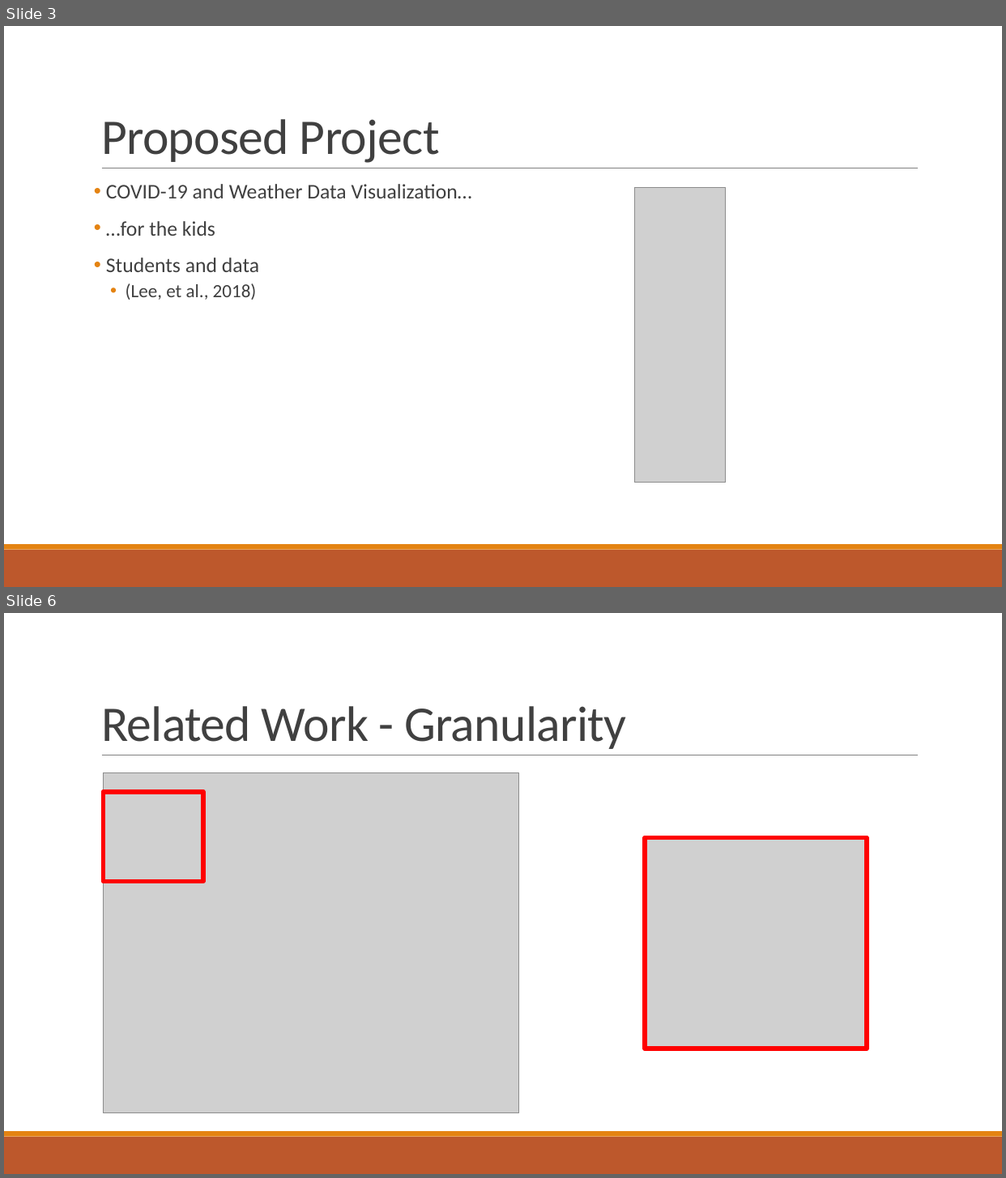
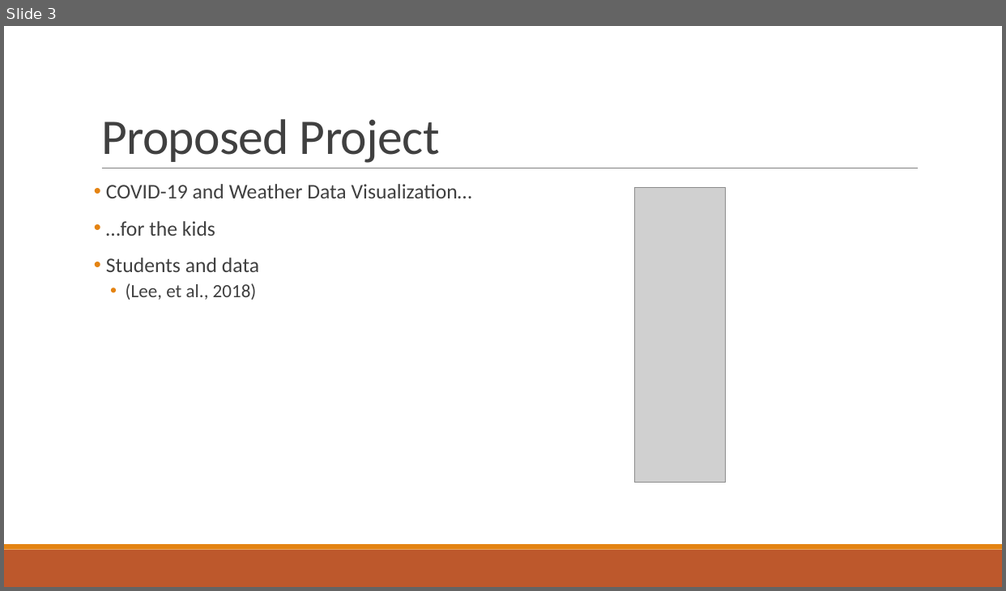
Before and after one commit to npalacio/School, a slide deck: Capstone/Presentation/CapstoneProposal.pptx. Shown one above the other, each under a label of ours: slides 3 and 6 before the commit, slide 3 after it; the slides between them are not shown. The pictures are 1006x1178 and 1006x591 pixels, drawn with LibreOffice and Linux fonts; fonts in the diff are those of the drawing; grey boxes stand for pictures. Boxes give left, top, right and bottom in pixels: in the first picture for what was removed or moved away, otherwise in the second. Text is boxed around its words. In the diff, an @@ line names an element or a change of style, - is before the commit and + after.

```diff
--- a/Capstone/Presentation/CapstoneProposal.pptx
+++ b/Capstone/Presentation/CapstoneProposal.pptx
@@ slide 6 removed at <box>4,613,1002,1174</box>, background #FFFFFF; not listed: 3 template elements that a slide beside it also shows @@
@@ title removed at <box>101,706,626,749</box> @@
-Related Work - Granularity
@@ picture removed at <box>104,773,520,1114</box> @@
@@ rectangle removed at <box>104,792,203,882</box> @@
@@ picture removed at <box>645,837,867,1049</box> @@
@@ rectangle removed at <box>645,837,867,1049</box> @@
```
Also in this commit, not shown: 4 slides added, 18 other slides removed, 1 other file.
